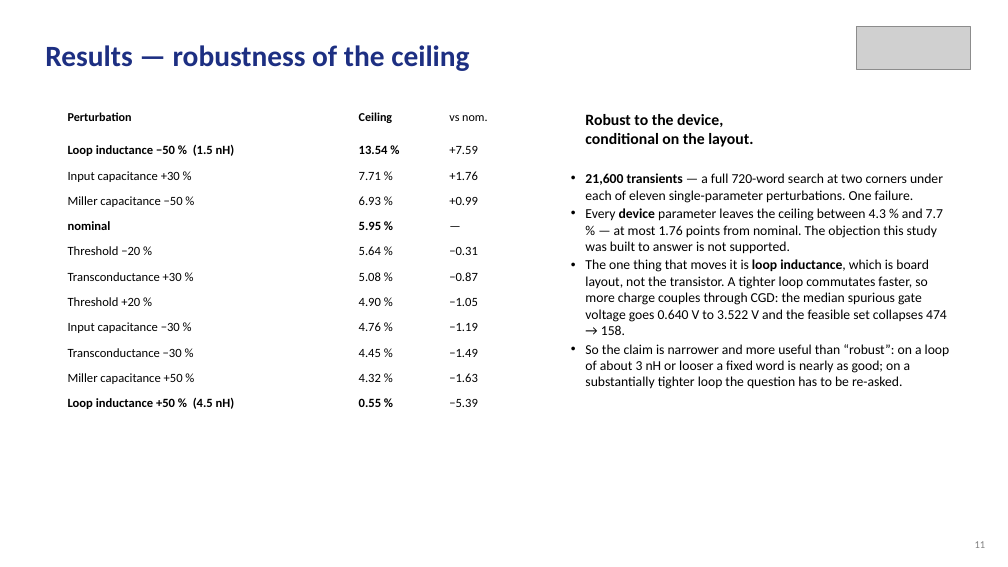
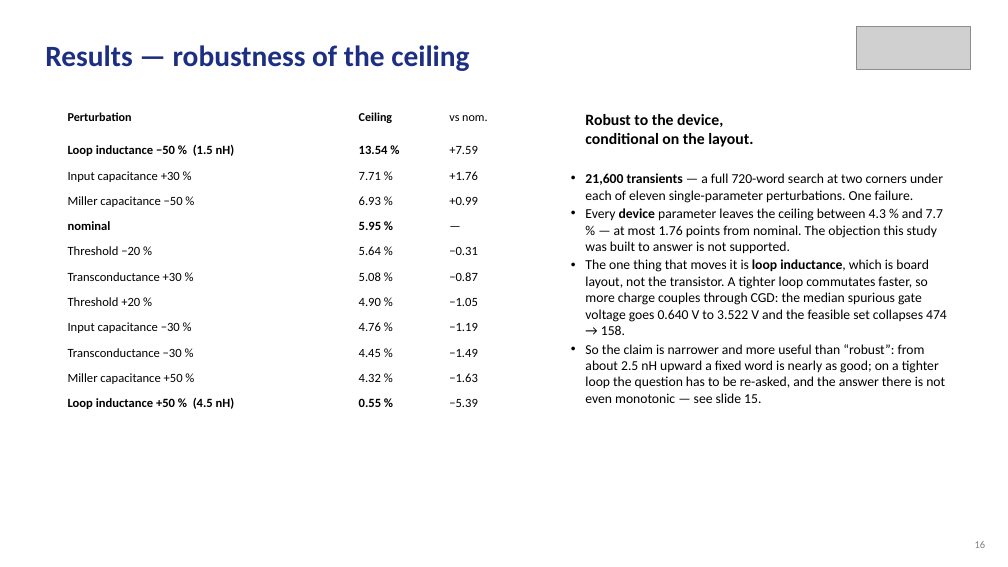
Before and after one commit to Amritha902/gan-driver, a slide deck: slide 16 of review/Review1_GaN_Segmented_Gate_Driver.pptx (slide 11 before the commit). Drawn at 1008x567 pixels with LibreOffice and Linux fonts; fonts in the diff are those of the drawing; grey boxes stand for pictures. Boxes give left, top, right and bottom in pixels: in the first picture for what was removed or moved away, otherwise in the second. Text is boxed around its words. In the diff, an @@ line names an element or a change of style, - is before the commit and + after.

```diff
--- a/review/Review1_GaN_Segmented_Gate_Driver.pptx
+++ b/review/Review1_GaN_Segmented_Gate_Driver.pptx
@@ text at [585, 344, 945, 403]: text changed @@
-• So the claim is narrower and more useful than “robust”: on a loop of about 3 nH or looser a fixed word is nearly as good; on a substantially tighter loop the question has to be re-asked.
+• So the claim is narrower and more useful than “robust”: from about 2.5 nH upward a fixed word is nearly as good; on a tighter loop the question has to be re-asked, and the answer there is not even monotonic — see slide 15.
@@ text at [975, 541, 986, 548]: text changed @@
-11
+16
```
Also in this commit, not shown: 11 other slides changed, 5 slides added, 28 other files.
